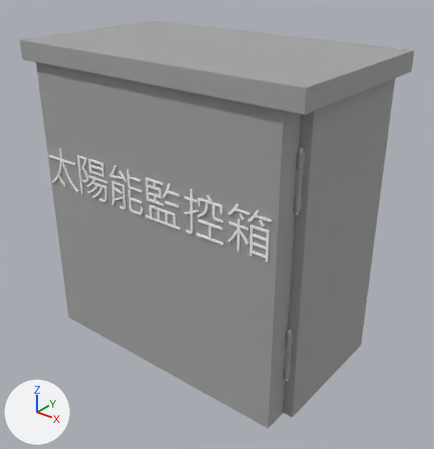
An edit to the FBX model Assets/Project/3D/LAN/太陽能監控箱.FBX, drawn before and after from the same camera.
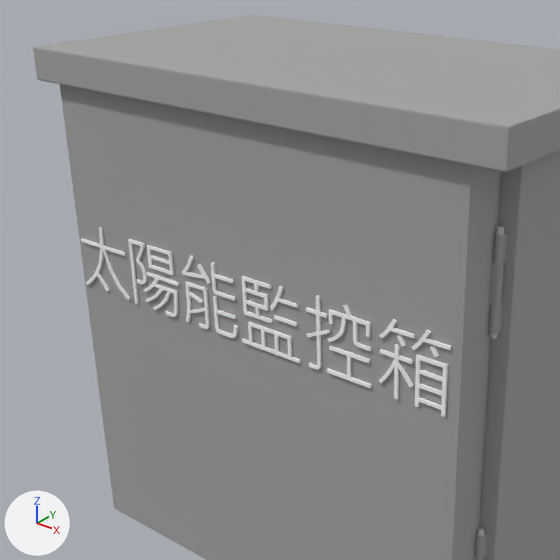
Old and new are each drawn whole from a camera (50 mm lens) standing at (-3.184, -0.76, 1.912) and looking at (-3.725, -0.084, 1.492) and again close up on the part from 0% to 78% of the width and 3% to 78% of the height. Arrows for +X, +Y and +Z are at lower left; the lights stay in place. Where no turn or scale is listed for an object, it has been applied to the vertices. Vertices at the same position are counted once.

Objects in the first close-up: '太陽能監控箱', '太陽能監控箱_外蓋'.
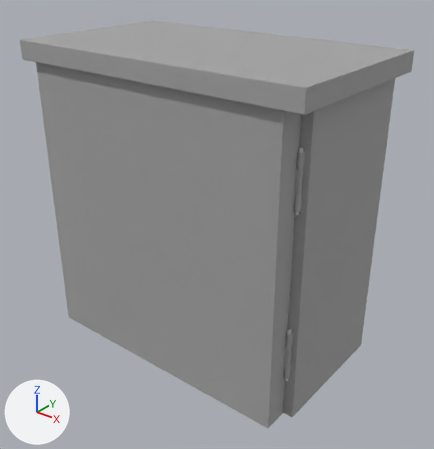
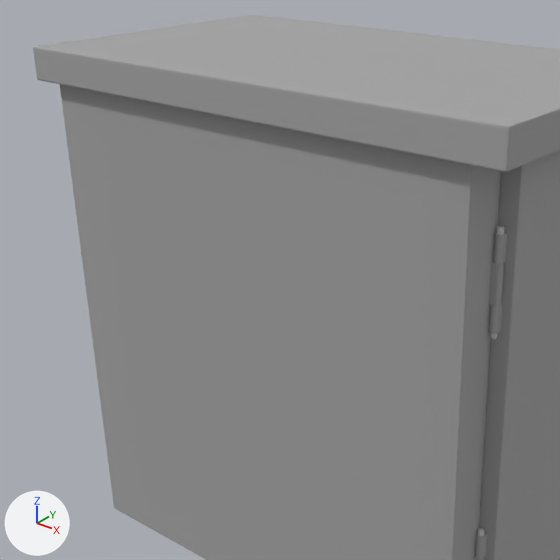
Commit message: 更新太陽能監控箱模型

Where the change shows, as pixel boxes (x1, y1, x2, y2) in the close-ups (560 x 560 px):
part 1 of me_mesh_001, deleted: before (81, 227, 452, 417)

What changed in the scene script:
```text
Change me_mesh_001:
    used by ob_太陽能監控箱_外蓋; location = (-3.526, -0.175, 1.519)
    remove me_mesh_001.from_pydata(...)  # 2922 vertices, 5796 faces; spans x -0.445..0.004, y -0.038..0.003, z -0.242..0.222
    add me_mesh_001.from_pydata(...)  # 1422 vertices, 2832 faces; spans x -0.445..0.004, y -0.036..0.003, z -0.242..0.222
    me_mesh_001 part 1: 22 loose pieces with 1500 vertices, spanning x -0.441..-0.013, y -0.038..0.003, z -0.205..0.092, are deleted
    remove me_mesh_001.materials.append(mat_lightblue)  # cyan #79eeff
    remove me_mesh_001.materials.append(mat_w14___default)  # white #ffffff
```
